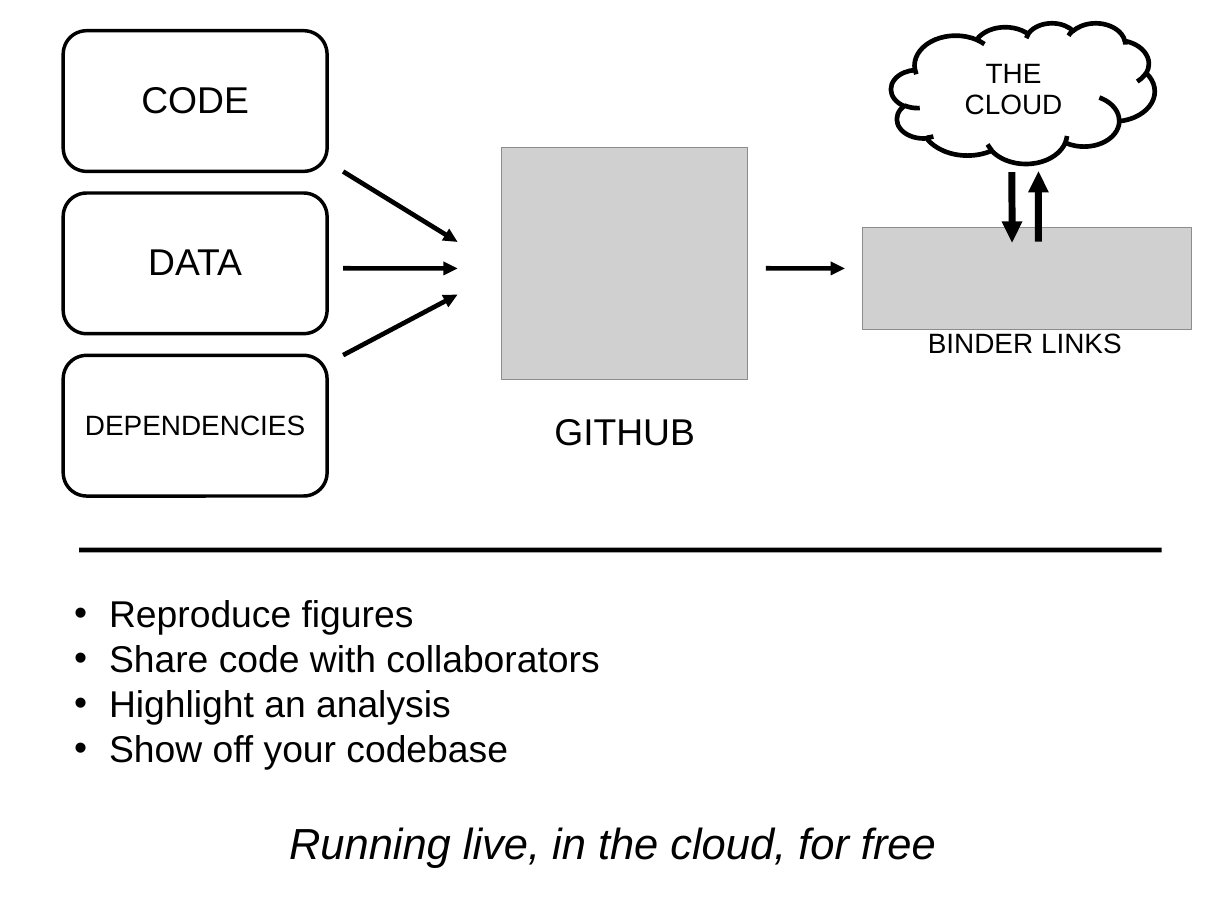
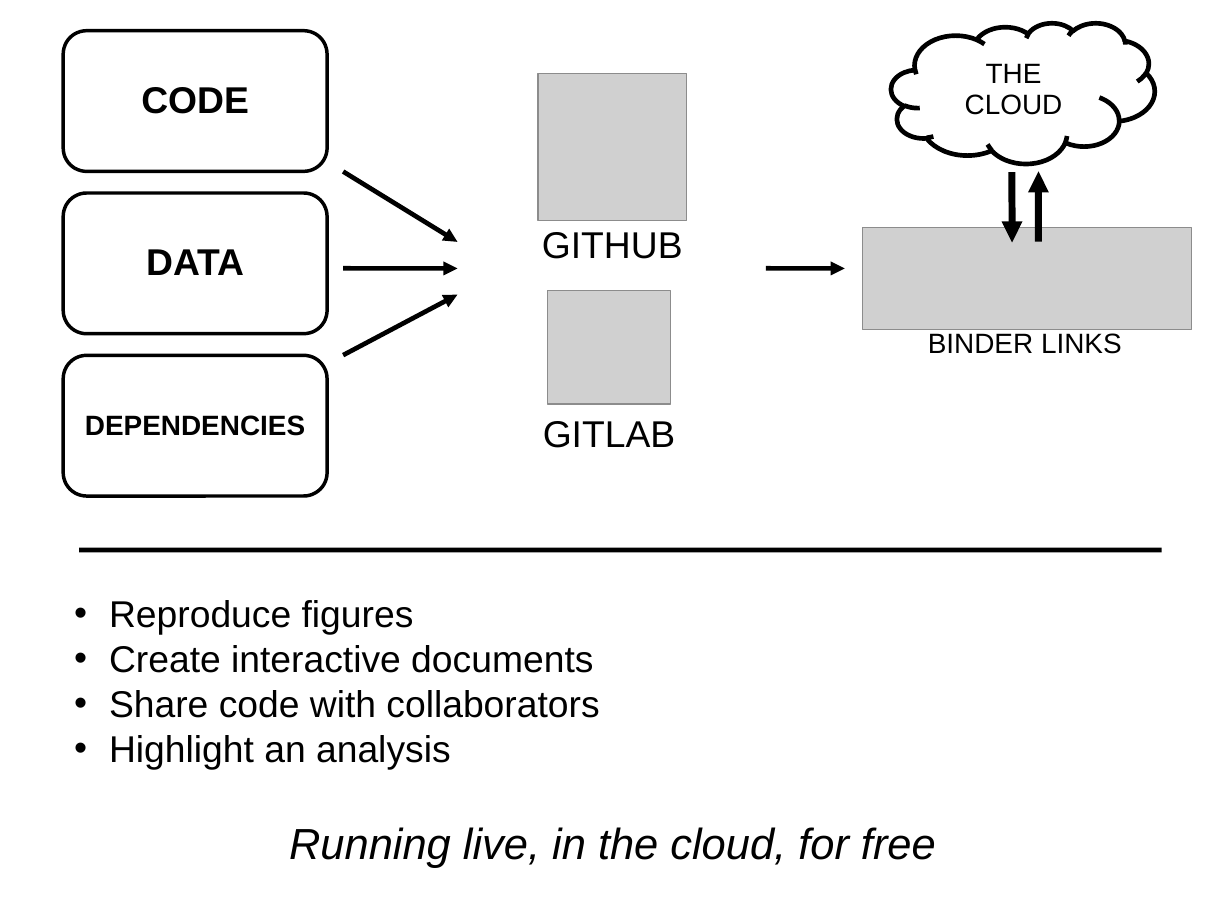
Before and after one commit to NeuralEnsemble/NeuroinformaticsTutorial, a slide deck: slide 2 of Part_1_Resources_for_computational_modellers/6_Computing_infrastructure/4_Binder.pptx. Drawn at 1232x924 pixels with LibreOffice and Linux fonts; fonts in the diff are those of the drawing; grey boxes stand for pictures. Boxes give left, top, right and bottom in pixels: in the first picture for what was removed or moved away, otherwise in the second. Text is boxed around its words. In the diff, an @@ line names an element or a change of style, - is before the commit and + after.

```diff
--- a/Part_1_Resources_for_computational_modellers/6_Computing_infrastructure/4_Binder.pptx
+++ b/Part_1_Resources_for_computational_modellers/6_Computing_infrastructure/4_Binder.pptx
@@ picture added at bbox=[538, 74, 686, 221] @@
@@ picture removed at bbox=[502, 148, 748, 380] @@
@@ text "GITHUB": place and size @@
-text "GITHUB" at bbox=[554, 419, 695, 446]
+text "GITHUB" at bbox=[542, 232, 683, 259]
@@ picture added at bbox=[548, 291, 671, 404] @@
@@ bold on in 3 elements at bbox=[64, 30, 328, 171], bbox=[64, 193, 328, 334], bbox=[64, 356, 328, 496] @@
@@ text added at bbox=[543, 421, 675, 448], 24 pt, text #000000 @@
+GITLAB
@@ text at bbox=[109, 645, 593, 673]: paragraph added @@
+• Create interactive documents
@@ text at bbox=[109, 735, 508, 769]: paragraph removed @@
-• Show off your codebase
```
Also in this commit, not shown: 2 other slides changed, 1 slide added, 1 slide removed, 5 other files.
